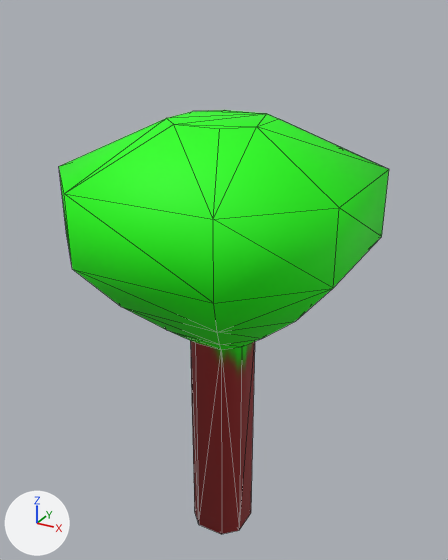
An edit to the OBJ model Game/Data/Tree/tree.obj, drawn before and after from the same camera.
Before and after are seen from a 50 mm camera at (1.87, -3.39, 3.76) aimed at (-0.03, 0.08, 2.02). The axes (+X, +Y, +Z) are drawn at lower left. The lights are the same throughout. Mesh edges are drawn as thin lines. Where no turn or scale is listed for an object, it has been applied to the vertices.
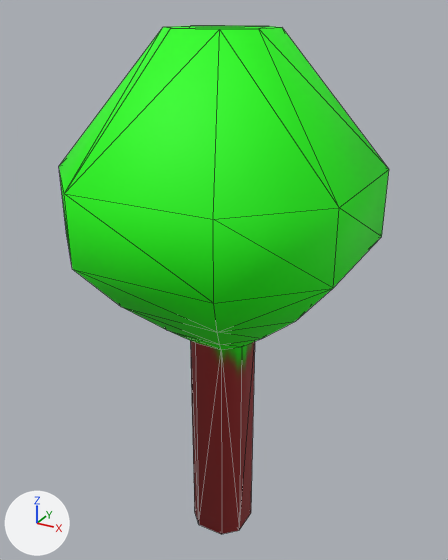
Changed parts and their boxes (x1, y1, x2, y2) in the pictures (448 x 560 px; the box of a moved part takes in the faces that stretch with it):
'Cube', reshaped (20% taller)
    before: (59, 110, 389, 534)
    after: (59, 26, 389, 534)
part 1 of me_cube, moved or reshaped
    before: (59, 110, 389, 219)
    after: (59, 26, 389, 219)

What changed in the scene script:
```text
Change me_cube:
    where me_cube.from_pydata(...)  # 56 vertices, 108 faces; spans x -0.93..0.93, y -0.93..0.93, z 0.0..3.14
    used by ob_cube; location = (0.0, 0.0, 0.0)
    before: 48 (-0.15, 0.31, 3.14) at pixel (224, 110), 49 (-0.15, -0.31, 3.14) at pixel (173, 124), 50 (0.15, 0.31, 3.14) at pixel (266, 113), 51 (0.15, -0.31, 3.14) at pixel (219, 128), 52 (0.31, -0.15, 3.14) at pixel (256, 126)
    before: 53 (-0.31, -0.15, 3.14) at pixel (166, 118), 54 (-0.31, 0.15, 3.14) at pixel (192, 111), 55 (0.31, 0.15, 3.14) at pixel (278, 118)
    me_cube part 1
    add for i in [*range(48, 56)]: me_cube.vertices[i].co += Vector((0.0, 0.0, 0.52))
```
